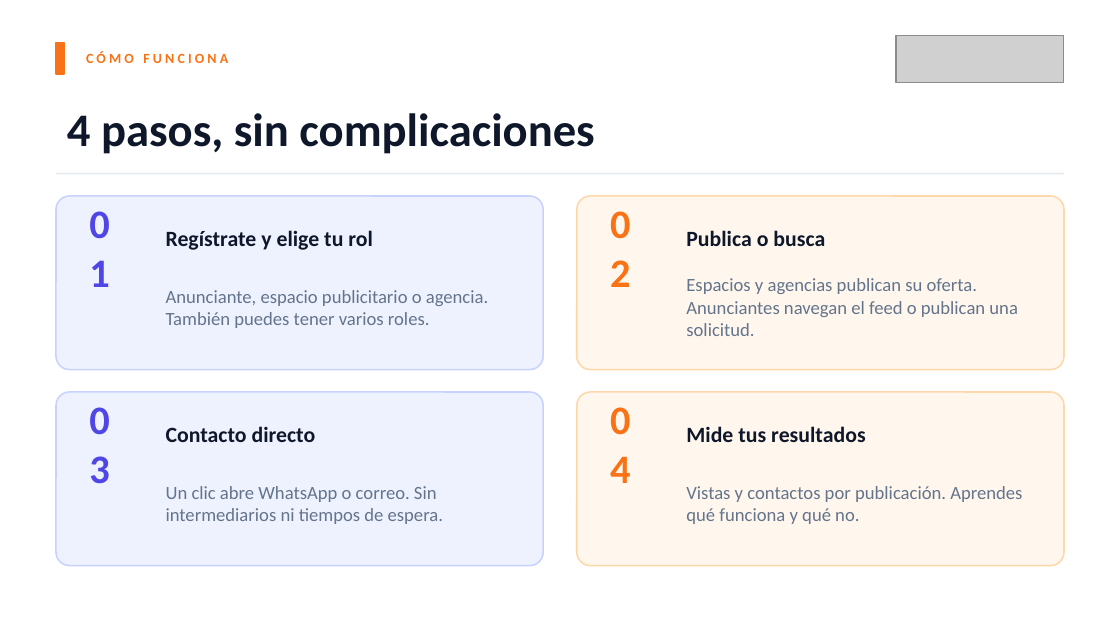
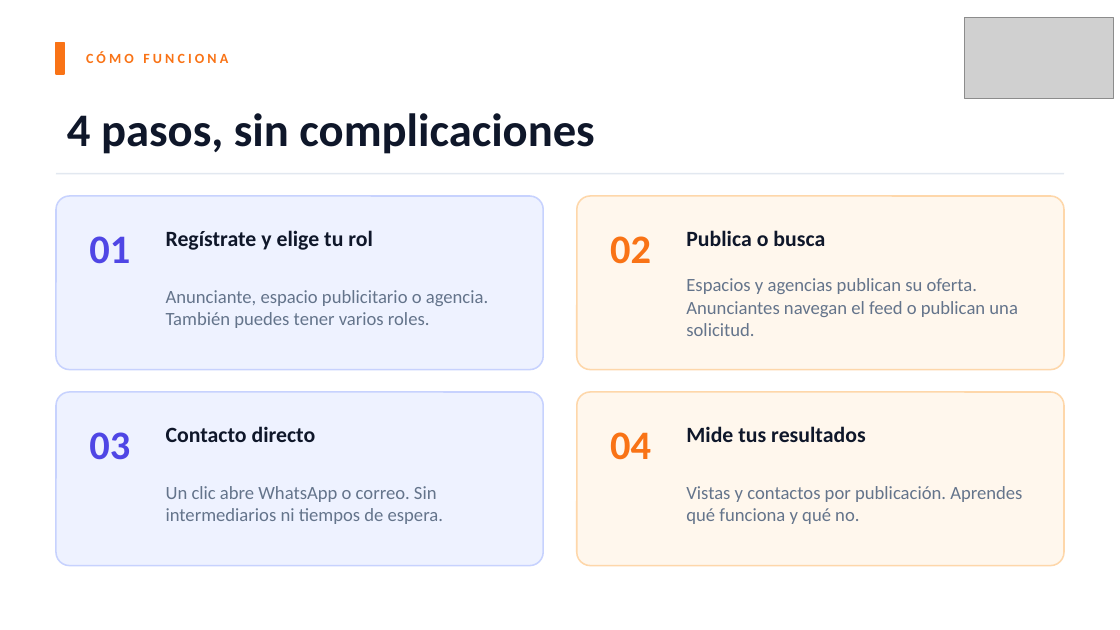
Before and after one commit to SpotU-online-org/spotu-webapp, a slide deck: slide 4 of docs/partners/SpotU_Presentacion.pptx. Drawn at 1120x630 pixels with LibreOffice and Linux fonts; fonts in the diff are those of the drawing; grey boxes stand for pictures. Boxes give left, top, right and bottom in pixels: in the first picture for what was removed or moved away, otherwise in the second. Text is boxed around its words. In the diff, an @@ line names an element or a change of style, - is before the commit and + after.

```diff
--- a/docs/partners/SpotU_Presentacion.pptx
+++ b/docs/partners/SpotU_Presentacion.pptx
@@ picture added at [965, 18, 1114, 100] @@
@@ picture removed at [896, 36, 1064, 83] @@
@@ text "01" rewrapped from [78, 216, 140, 278] to [89, 236, 130, 264] @@
@@ text "02" rewrapped from [599, 216, 661, 278] to [610, 236, 651, 264] @@
@@ text "03" rewrapped from [78, 412, 140, 474] to [89, 432, 130, 460] @@
@@ text "04" rewrapped from [599, 412, 661, 474] to [610, 432, 651, 460] @@
```
Also in this commit, not shown: 12 other slides changed, 3 other files.
